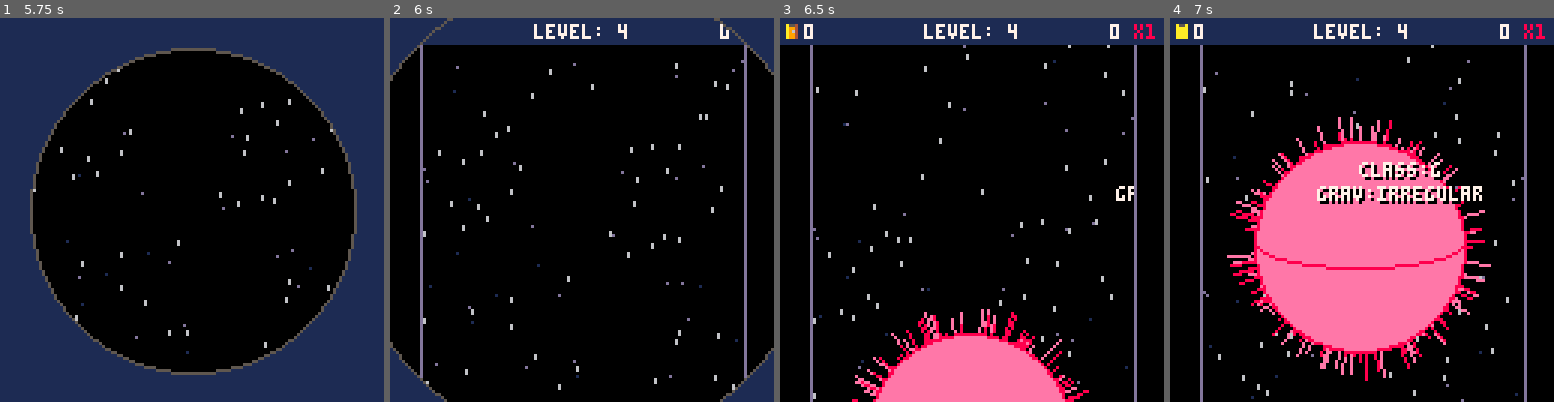
Above: before the commit, frames 1-4 (left to right).
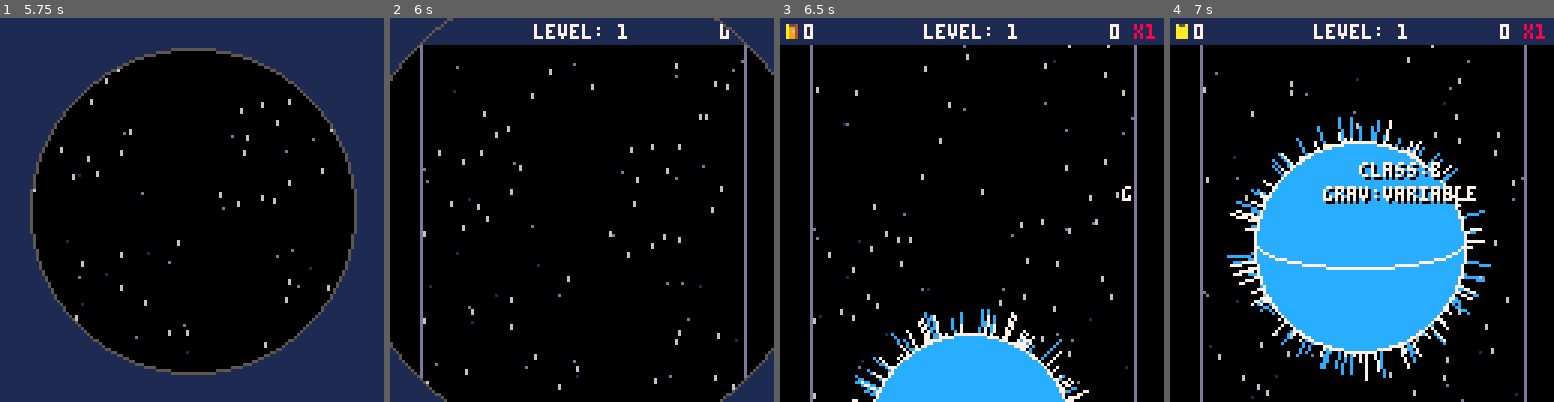
Above: after the commit, the same moments.

Repository: jacobneal65/drop-p8
Game: PICO-8 cartridge solar_collection.p8
The game is run twice, just before and just after one commit, with the same random seed, the same clock (stepped at 60 frames per second) and the same inputs.
Inputs:
- Up to frame 1 (5.75 s): tap X (X key) at 0.33, 0.7, 1.43, 2.58, 3.1, 3.62, 4.13, 4.65, 5.17, 5.68 s; tap O (Z key) at 1.07, 1.8, 2.43, 3.07, 3.7, 4.33, 4.97, 5.6 s; hold Right 2.33-3.33 s; hold Right 3.38-4.22 s; hold Up 4.27-4.67 s; hold Right 4.72-5.72 s
- Up to frame 2 (6 s): hold Down from 5.77 s (still down)
- Up to frame 3 (6.5 s): release Down at 6.1 s; hold Left from 6.15 s (still down); tap X (X key) at 6.2 s; tap O (Z key) at 6.23 s
- Up to frame 4 (7 s): tap X (X key) at 6.72 s; tap O (Z key) at 6.87 s; release Left at 6.98 s

Frame 1 is identical in both runs. In frame 2, less than 0.1% of the frame differs, in the area x 59-62%, y 1-6%; in frame 3, 8.1%; in frame 4, 26%, in the area x 14-84%, y 1-95%.

Commit message:
small changes

Diff:
--- a/solar_collection.p8
+++ b/solar_collection.p8
@@ -170,7 +170,7 @@
 	b_amnt=0--#blue in wave
 	t_blue=0--tank blue
 	points=0--points
-	level,wave=4,7
+	level,wave=1,1
 	perfect=true
 	dots={}
 	fruits={}
